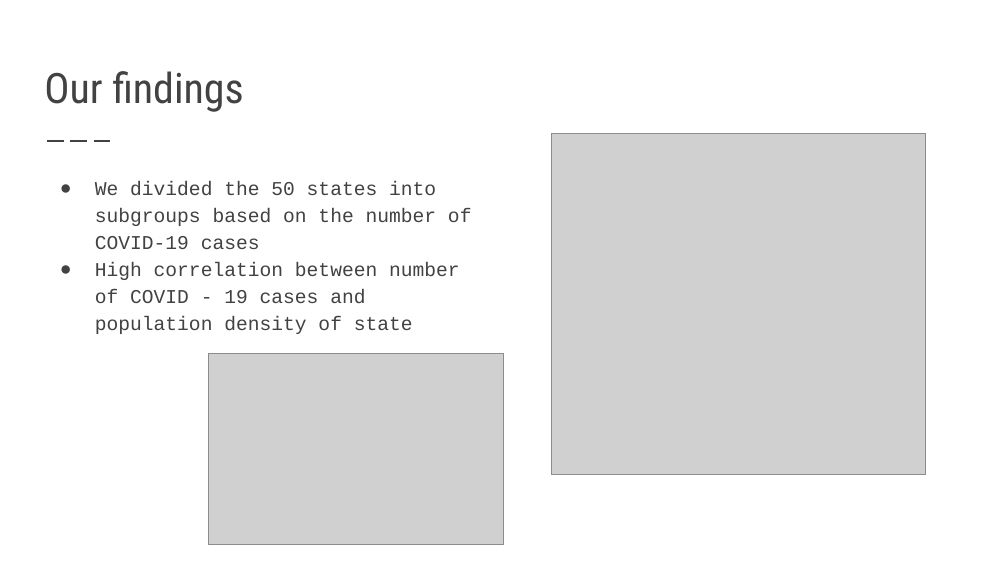
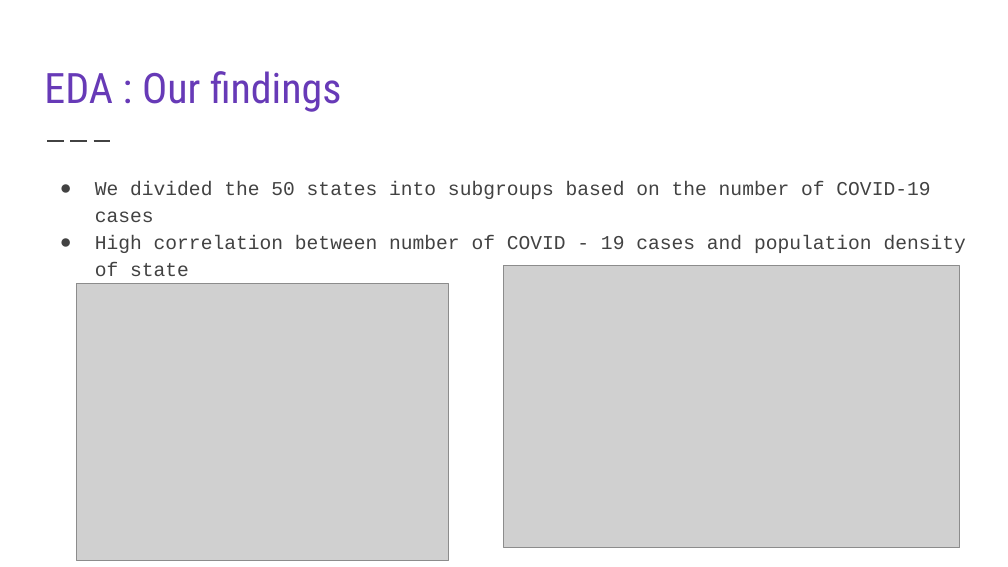
Before and after one commit to VardhiniM/COVID-19-Hackathon, a slide deck: slide 5 of Order of Phoenix.pptx. Drawn at 1008x567 pixels with LibreOffice and Linux fonts; fonts in the diff are those of the drawing; grey boxes stand for pictures. Boxes give left, top, right and bottom in pixels: in the first picture for what was removed or moved away, otherwise in the second. Text is boxed around its words. In the diff, an @@ line names an element or a change of style, - is before the commit and + after.

```diff
--- a/Order of Phoenix.pptx
+++ b/Order of Phoenix.pptx
@@ title at box(44, 71, 341, 112): text changed; text colour #424242 to #673AB7 @@
-Our findings
+EDA : Our findings
@@ text "We divided the 50 states ..." rewrapped from box(95, 181, 472, 334) to box(95, 181, 966, 276) @@
@@ picture: place and size @@
-picture at box(209, 353, 504, 544)
+picture at box(504, 266, 960, 548)
@@ picture: place and size @@
-picture at box(551, 133, 926, 475)
+picture at box(77, 283, 449, 560)
```
Also in this commit, not shown: 10 other slides changed, 1 slide added, 2 slides removed.
